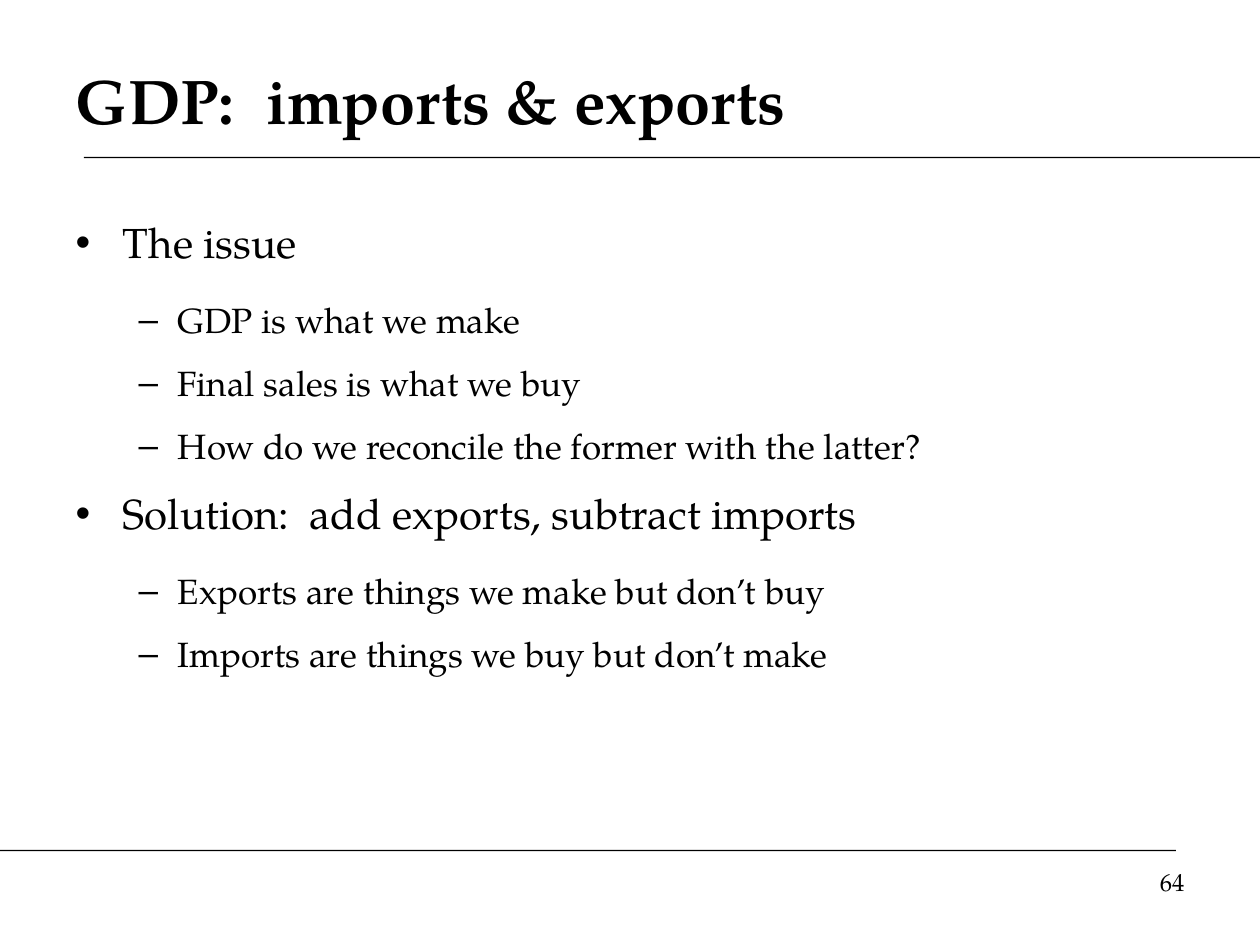
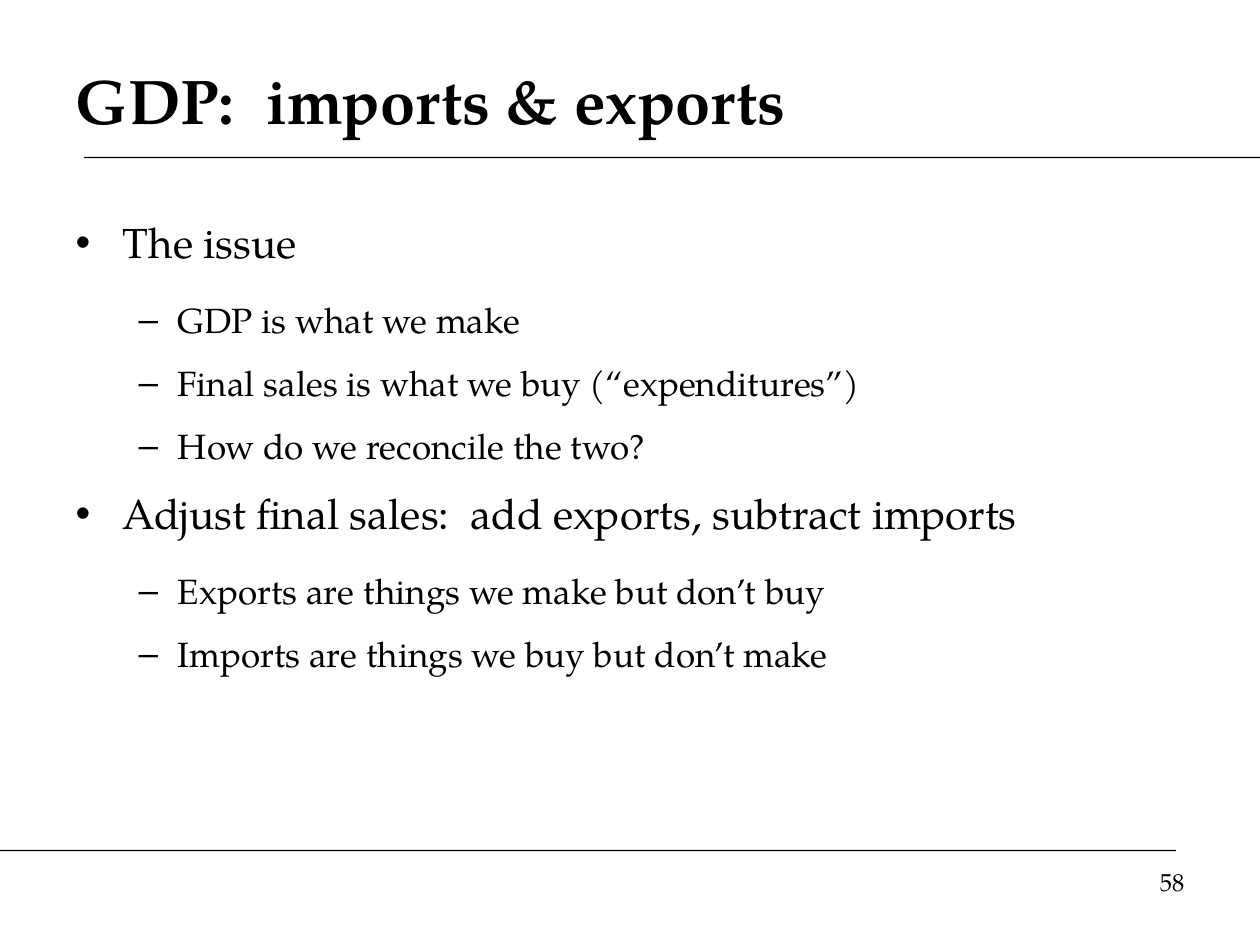
Before and after one commit to DaveBackus/Global_Economy, a slide deck: slide 58 of Slides/slides_intro_f14.pptx (slide 64 before the commit). Drawn at 1260x945 pixels with LibreOffice and Linux fonts; fonts in the diff are those of the drawing. Boxes give left, top, right and bottom in pixels: in the first picture for what was removed or moved away, otherwise in the second. Text is boxed around its words. In the diff, an @@ line names an element or a change of style, - is before the commit and + after.

```diff
--- a/Slides/slides_intro_f14.pptx
+++ b/Slides/slides_intro_f14.pptx
@@ text at box(123, 370, 1017, 541): text changed @@
-  – Final sales is what we buy
-  – How do we reconcile the former with the latter?
-• Solution: add exports, subtract imports
+  – Final sales is what we buy (“expenditures”)
+  – How do we reconcile the two?
+• Adjust final sales: add exports, subtract imports
@@ page number at box(1160, 874, 1185, 892): text changed @@
-64
+58
```
Also in this commit, not shown: 38 other slides changed, 2 slides added, 11 slides removed, 14 other files.
